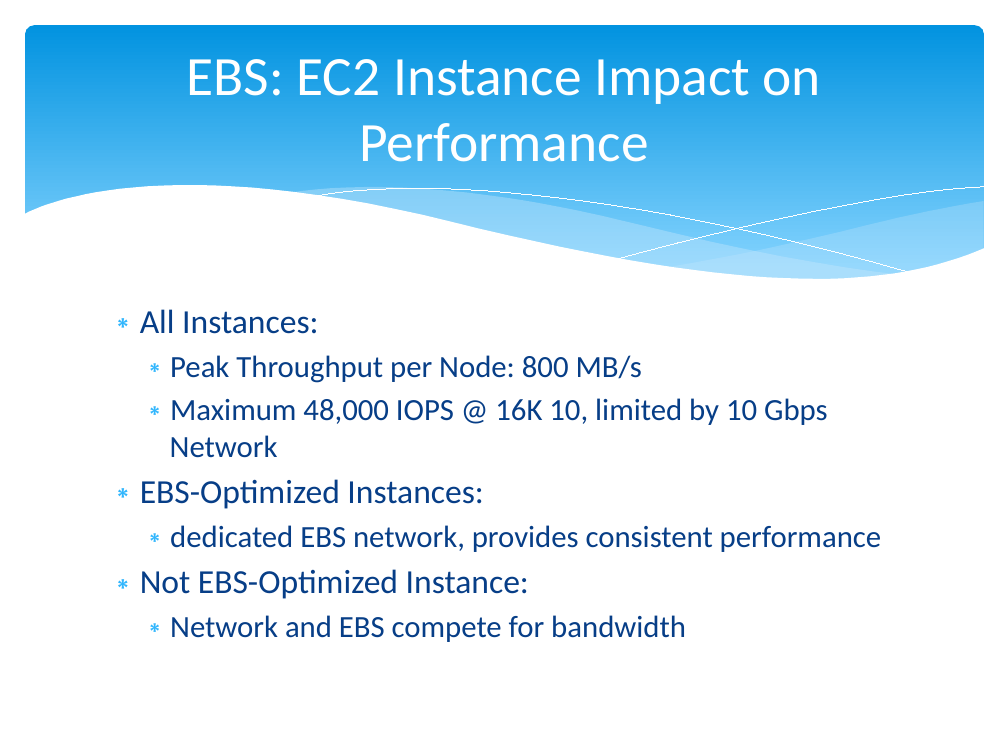
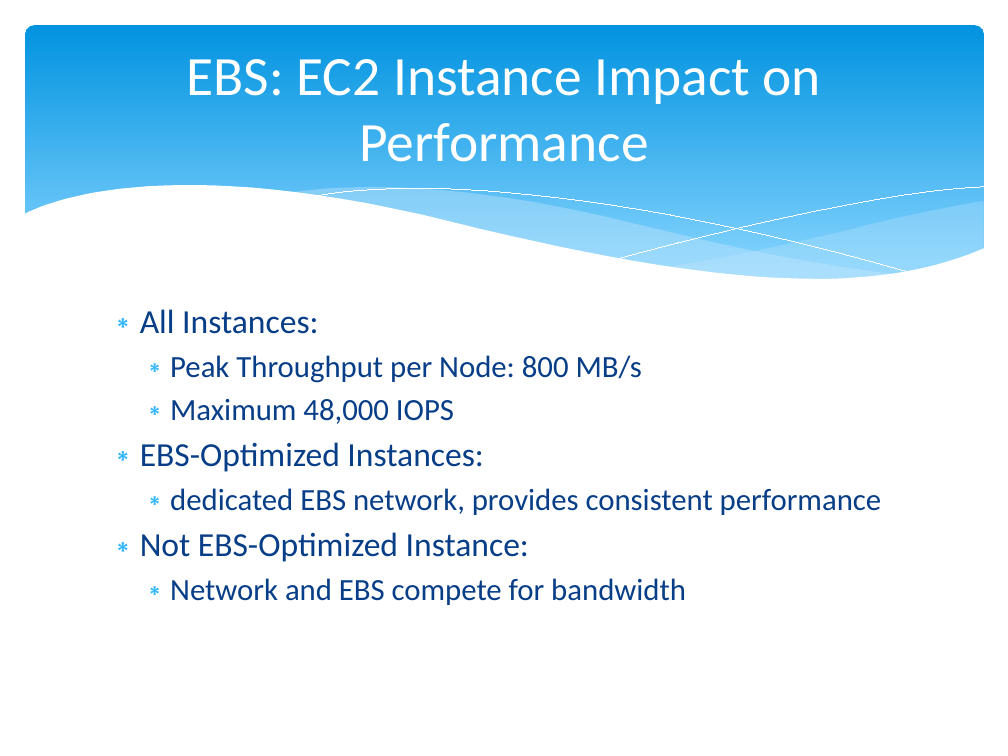
Before and after one commit to cloudavail/awstraining, a slide deck: slide 7 of aws-ec2/aws-ec2-ebs.pptx. Drawn at 1008x756 pixels with LibreOffice and Linux fonts; fonts in the diff are those of the drawing. Boxes give left, top, right and bottom in pixels: in the first picture for what was removed or moved away, otherwise in the second. Text is boxed around its words. In the diff, an @@ line names an element or a change of style, - is before the commit and + after.

```diff
--- a/aws-ec2/aws-ec2-ebs.pptx
+++ b/aws-ec2/aws-ec2-ebs.pptx
@@ text at [170,399,454,424]: text changed @@
-  ∗ Maximum 48,000 IOPS @ 16K 10, limited by 10 Gbps Network
+  ∗ Maximum 48,000 IOPS
```
Also in this commit, not shown: 1 other slide changed.
